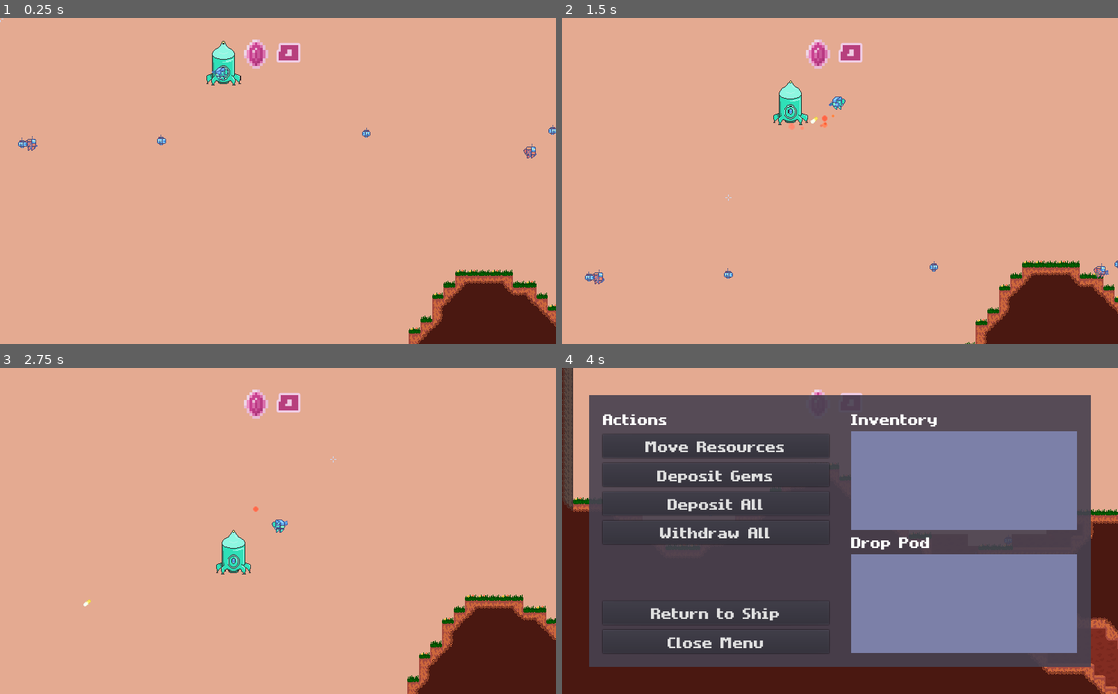
Above: before the commit, frames 1-4 (two rows, left to right).
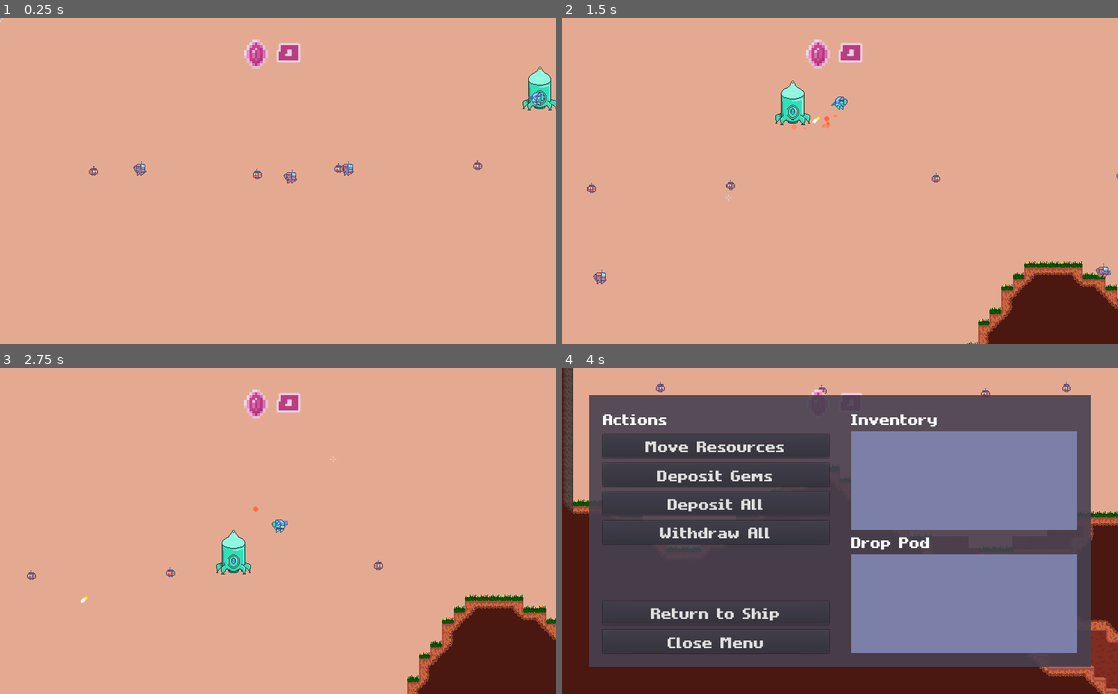
Above: after the commit, the same moments.

Repository: MichaelRRyan/Mecha-Miners
Game: Godot game, scene res://scenes/world/World.tscn
Same seed, same stepped clock (60 frames per second), same inputs: the game is played once before the commit and once after it.
Inputs (mouse positions are in pixels of both pictures, inside the frame that each line leads up to):
- Up to frame 1 (0.25 s): no input
- Up to frame 2 (1.5 s): tap Enter at 0.5 s; move the mouse to (962, 164) at 0.52 s; hold D (move_right) 0.53-1.28 s; hold W (jump) 0.53-1.28 s; move the mouse to (728, 197) at 1.27 s; hold A (move_left) from 1.28 s (still down); click (728, 197) at 1.35 s
- Up to frame 3 (2.75 s): tap W (jump) at 1.52, 1.55, 1.82, 2.3 s; move the mouse to (333, 459) at 2.02 s; release A (move_left) at 2.03 s; hold D (move_right) from 2.03 s (still down); hold Right mouse button (action2) from 2.03 s (still down)
- Up to frame 4 (4 s): move the mouse to (812, 596) at 2.77 s; release Right mouse button (action2) at 2.78 s; tap P (ai_perspective) at 2.85 s; tap W (jump) at 3.02, 3.05, 3.32, 3.77, 3.8 s; move the mouse to (1006, 579) at 3.52 s; release D (move_right) at 3.53 s; hold A (move_left) from 3.53 s (still down); hold E (interact) from 3.53 s (still down)

The runs differ from the first frame. In frame 1, 6.2% of the frame differs, in the area x 3-100%, y 7-100%; in frame 2, 1.7%; in frame 3, 0.2%; in frame 4, 0.8%.

Commit message:
Made player inherit from humanoid and changed miner bot colour

Diff:
--- /dev/null
+++ b/resources/sprite_frames/miner_bot_orange.tres
@@ -0,0 +1,30 @@
+[gd_resource type="SpriteFrames" load_steps=3 format=2]
+
+[ext_resource path="res://assets/images/sprite_sheet.png" type="Texture" id=1]
+
+[sub_resource type="AtlasTexture" id=1]
+atlas = ExtResource( 1 )
+region = Rect2( 224, 32, 16, 16 )
+
+[resource]
+animations = [ {
+"frames": [ SubResource( 1 ) ],
+"loop": true,
+"name": "idle",
+"speed": 5.0
+}, {
+"frames": [ SubResource( 1 ) ],
+"loop": true,
+"name": "jump",
+"speed": 5.0
+}, {
+"frames": [ SubResource( 1 ) ],
+"loop": true,
+"name": "walk_reversed",
+"speed": 5.0
+}, {
+"frames": [ SubResource( 1 ) ],
+"loop": true,
+"name": "walk",
+"speed": 5.0
+} ]
--- a/scenes/entities/MinerBot.tscn
+++ b/scenes/entities/MinerBot.tscn
@@ -1,7 +1,7 @@
 [gd_scene load_steps=6 format=2]
 
 [ext_resource path="res://scenes/entities/Entity.tscn" type="PackedScene" id=1]
-[ext_resource path="res://resources/sprite_frames/miner_bot_blue.tres" type="SpriteFrames" id=2]
+[ext_resource path="res://resources/sprite_frames/miner_bot_orange.tres" type="SpriteFrames" id=2]
 [ext_resource path="res://scenes/ai/MinerBotController.tscn" type="PackedScene" id=3]
 [ext_resource path="res://scenes/Jetpack.tscn" type="PackedScene" id=4]
 
--- a/scenes/entities/Player.tscn
+++ b/scenes/entities/Player.tscn
@@ -1,47 +1,7 @@
-[gd_scene load_steps=8 format=2]
+[gd_scene load_steps=3 format=2]
 
-[ext_resource path="res://resources/sprite_frames/mecha_green.tres" type="SpriteFrames" id=1]
+[ext_resource path="res://scenes/entities/Humanoid.tscn" type="PackedScene" id=1]
 [ext_resource path="res://scripts/Player.gd" type="Script" id=2]
-[ext_resource path="res://scenes/Gun.tscn" type="PackedScene" id=3]
-[ext_resource path="res://scenes/Jetpack.tscn" type="PackedScene" id=4]
-[ext_resource path="res://scripts/MechArms.gd" type="Script" id=5]
-[ext_resource path="res://scenes/Drill.tscn" type="PackedScene" id=6]
 
-[sub_resource type="CapsuleShape2D" id=13]
-radius = 5.0
-height = 4.0
-
-[node name="Player" type="KinematicBody2D" groups=["player"]]
-collision_layer = 2
-collision_mask = 3
+[node name="Player" instance=ExtResource( 1 )]
 script = ExtResource( 2 )
-
-[node name="AnimatedSprite" type="AnimatedSprite" parent="."]
-frames = ExtResource( 1 )
-animation = "idle"
-offset = Vector2( 0, -2.5 )
-
-[node name="CollisionShape2D" type="CollisionShape2D" parent="."]
-shape = SubResource( 13 )
-
-[node name="Jetpack" parent="." instance=ExtResource( 4 )]
-
-[node name="Arms" type="Node2D" parent="."]
-script = ExtResource( 5 )
-
-[node name="Equipped1" parent="Arms" instance=ExtResource( 3 )]
-position = Vector2( -1.5, 1 )
-z_index = 2
-region_rect = Rect2( 192, 48, 32, 16 )
-
-[node name="Equipped2" parent="Arms" instance=ExtResource( 6 )]
-position = Vector2( 6, 0 )
-region_rect = Rect2( 192, 32, 32, 16 )
-
-[node name="Feet" type="Node2D" parent="."]
-position = Vector2( 0, 9 )
-
-[connection signal="died" from="." to="Arms" method="_on_Player_died"]
-[connection signal="respawn_complete" from="." to="Arms" method="_on_Player_respawn_complete"]
-[connection signal="sync_began" from="." to="Arms" method="_on_Player_sync_began"]
-[connection signal="sync_data_recieved" from="." to="Arms" method="_on_Player_sync_data_recieved"]
--- a/scenes/world/TestWorld.tscn
+++ b/scenes/world/TestWorld.tscn
@@ -1,6 +1,6 @@
 [gd_scene load_steps=9 format=2]
 
-[ext_resource path="res://scenes/ai/AIController.tscn" type="PackedScene" id=1]
+[ext_resource path="res://scenes/entities/BattleMinerBot.tscn" type="PackedScene" id=1]
 [ext_resource path="res://scenes/GUIManager.tscn" type="PackedScene" id=2]
 [ext_resource path="res://scenes/world/Terrain.tscn" type="PackedScene" id=3]
 [ext_resource path="res://scenes/DropPod.tscn" type="PackedScene" id=4]
@@ -22,19 +22,16 @@
 position = Vector2( 60, 99 )
 
 [node name="Player" parent="PlayerManager" instance=ExtResource( 5 )]
-position = Vector2( 109, 113 )
+position = Vector2( 102, 116 )
 is_human = true
 
 [node name="Camera2D" type="Camera2D" parent="PlayerManager/Player" groups=["main_camera"]]
-scale = Vector2( 2, 2 )
 current = true
 zoom = Vector2( 0.5, 0.5 )
 smoothing_enabled = true
 
-[node name="Player2" parent="PlayerManager" instance=ExtResource( 5 )]
-position = Vector2( -80, 130 )
-
-[node name="AIController" parent="PlayerManager/Player2" instance=ExtResource( 1 )]
+[node name="BattleMinerBot" parent="PlayerManager" instance=ExtResource( 1 )]
+position = Vector2( -74, 132 )
 
 [node name="BulletManager" type="Node2D" parent="." groups=["bullet_manager"]]
 script = ExtResource( 7 )
--- a/scenes/world/World.tscn
+++ b/scenes/world/World.tscn
@@ -27,7 +27,6 @@
 position = Vector2( 957, -42 )
 
 [node name="Player" parent="PlayerManager" instance=ExtResource( 6 )]
-position = Vector2( 1166, 93 )
 is_human = true
 _max_speed = 100.0
 
@@ -36,7 +35,6 @@
 dampener = 0.25
 
 [node name="Camera2D" type="Camera2D" parent="PlayerManager/Player/FollowPoint" groups=["main_camera"]]
-scale = Vector2( 2, 2 )
 current = true
 zoom = Vector2( 0.75, 0.75 )
 limit_left = 0
--- a/scripts/ai/MinerBotController.gd
+++ b/scripts/ai/MinerBotController.gd
@@ -1,12 +1,22 @@
 extends "res://scripts/ai/AIController.gd"
+
+# The maximum downward velocity before the bot will try to slow itself.
+export(float) var max_velocity_y = 60.0
+
 
 #-------------------------------------------------------------------------------
 func _process(delta):
-	var raycast : RayCast2D = $GroundSensor
-	raycast.force_raycast_update()
-	if raycast.is_colliding():
-		if raycast.get_collider().is_in_group("terrain"):
-			subject.thrust_jetpack(delta)
+	# Slows itself if falling too fast.
+	if subject.get_velocity().y > max_velocity_y:
+		subject.thrust_jetpack(delta)
+
+	# Else thrusts if too close to the ground.
+	else:
+		var raycast : RayCast2D = $GroundSensor
+		raycast.force_raycast_update()
+		if raycast.is_colliding():
+			if raycast.get_collider().is_in_group("terrain"):
+				subject.thrust_jetpack(delta)
 
 
 #-------------------------------------------------------------------------------
--- a/scripts/ai/behaviours/PursueBehaviour.gd
+++ b/scripts/ai/behaviours/PursueBehaviour.gd
@@ -69,7 +69,8 @@
 func _find_new_path():
 	var subject_point = _pathfinding.get_closest_point(_brain.subject.position)
 	var target_point = _pathfinding.get_closest_point(_brain.get_target())
-	_path = _pathfinding.get_id_path(subject_point, target_point)
+	if subject_point != -1 and target_point != -1:
+		_path = _pathfinding.get_id_path(subject_point, target_point)
 
 
 #-------------------------------------------------------------------------------
